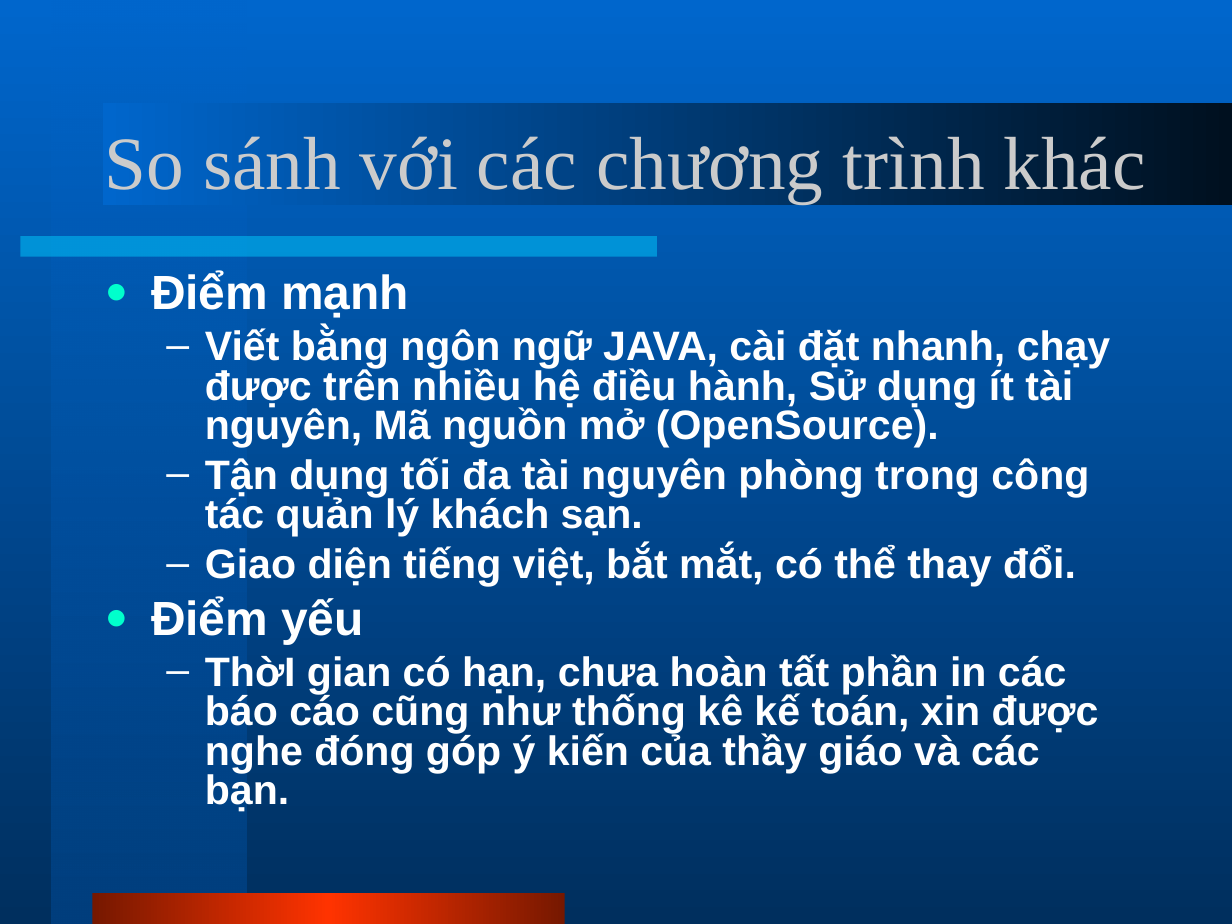
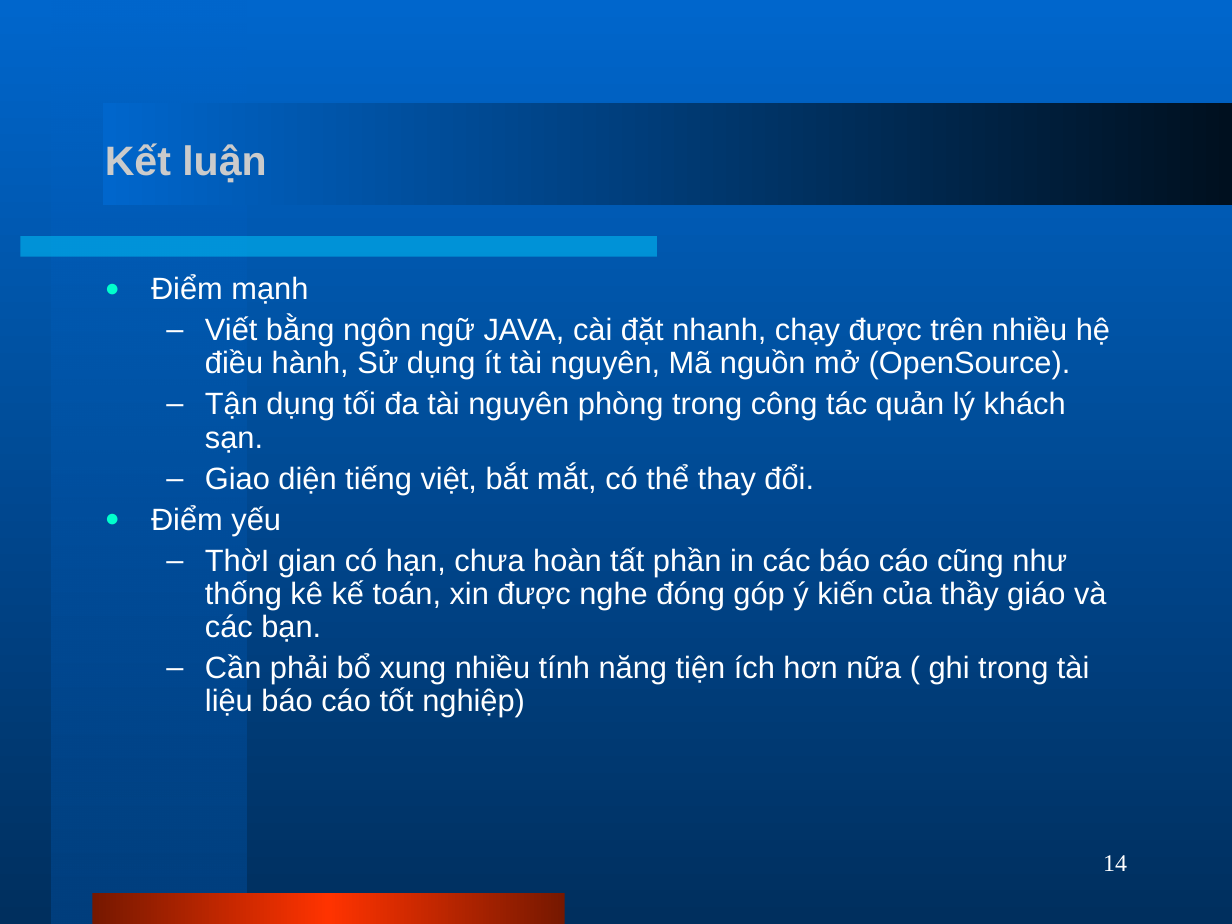
Before and after one commit to phamtuanchip/PHS, a slide deck: slide 14 of Documents/slides.ppt (slide 4 before the commit). Drawn at 1232x924 pixels with LibreOffice and Linux fonts; fonts in the diff are those of the drawing. Boxes give left, top, right and bottom in pixels: in the first picture for what was removed or moved away, otherwise in the second. Text is boxed around its words. In the diff, an @@ line names an element or a change of style, - is before the commit and + after.

```diff
--- a/Documents/slides.ppt
+++ b/Documents/slides.ppt
@@ title at [105, 143, 266, 183]: text changed; size 44 to 24 pt; font Times New Roman to Arial; bold on @@
-So sánh với các chương trình khác
+Kết luận
@@ text at [151, 275, 1110, 642]: size 28 to 18 pt in "Điểm mạnh", "Điểm yếu"; bold off in "Điểm mạnh", "Viết bằng ngôn ngữ JAVA, cài đặt ...", "Tận dụng tối đa tài nguyên phòng ...", "Giao diện tiếng việt, bắt mắt, có ..." and 2 more places; size 24 to 18 pt in "Viết bằng ngôn ngữ JAVA, cài đặt ...", "Tận dụng tối đa tài nguyên phòng ...", "Giao diện tiếng việt, bắt mắt, có ...", "ThờI gian có hạn, chưa hoàn tất ..."; line spacing 0.8 to 0.9; less space between paragraphs @@
@@ text at [205, 654, 1089, 717]: paragraph added @@
+  – Cần phải bổ xung nhiều tính năng tiện ích hơn nữa ( ghi trong tài liệu báo cáo tốt nghiệp)
@@ page number added at [1103, 855, 1127, 871], 14 pt, text #FFFFFF @@
+14
```
Also in this commit, not shown: 8 other slides changed, 6 slides added, 2 slides removed.
